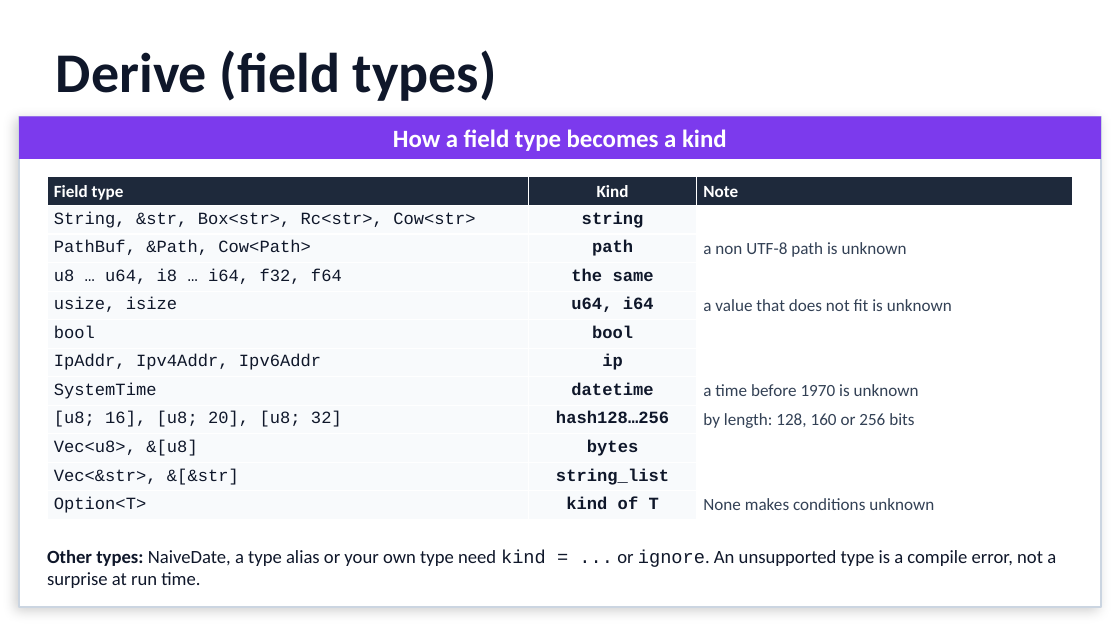
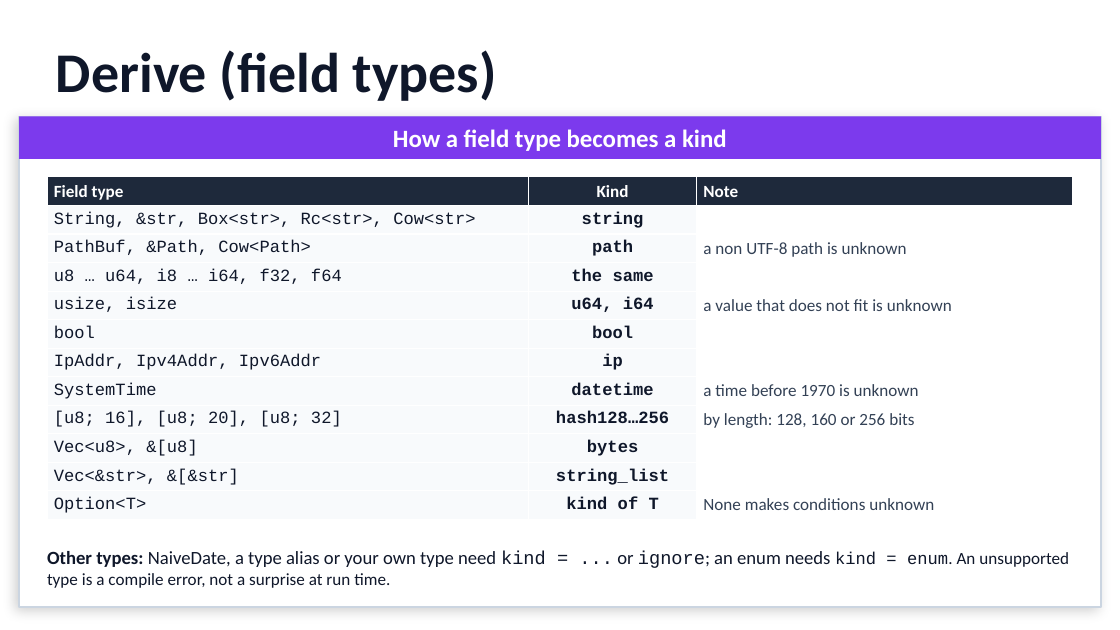
Before and after one commit to gdt050579/whereexpr, a slide deck: slide 28 of whereexpr.pptx. Drawn at 1120x630 pixels with LibreOffice and Linux fonts; fonts in the diff are those of the drawing. Boxes give left, top, right and bottom in pixels: in the first picture for what was removed or moved away, otherwise in the second. Text is boxed around its words. In the diff, an @@ line names an element or a change of style, - is before the commit and + after.

```diff
--- a/whereexpr.pptx
+++ b/whereexpr.pptx
@@ text at box(47, 551, 1069, 588): text changed @@
-Other types: NaiveDate, a type alias or your own type need kind = ... or ignore. An unsupported type is a compile error, not a surprise at run time.
+Other types: NaiveDate, a type alias or your own type need kind = ... or ignore; an enum needs kind = enum. An unsupported type is a compile error, not a surprise at run time.
```
Also in this commit, not shown: 3 other slides changed, 1 other file.
